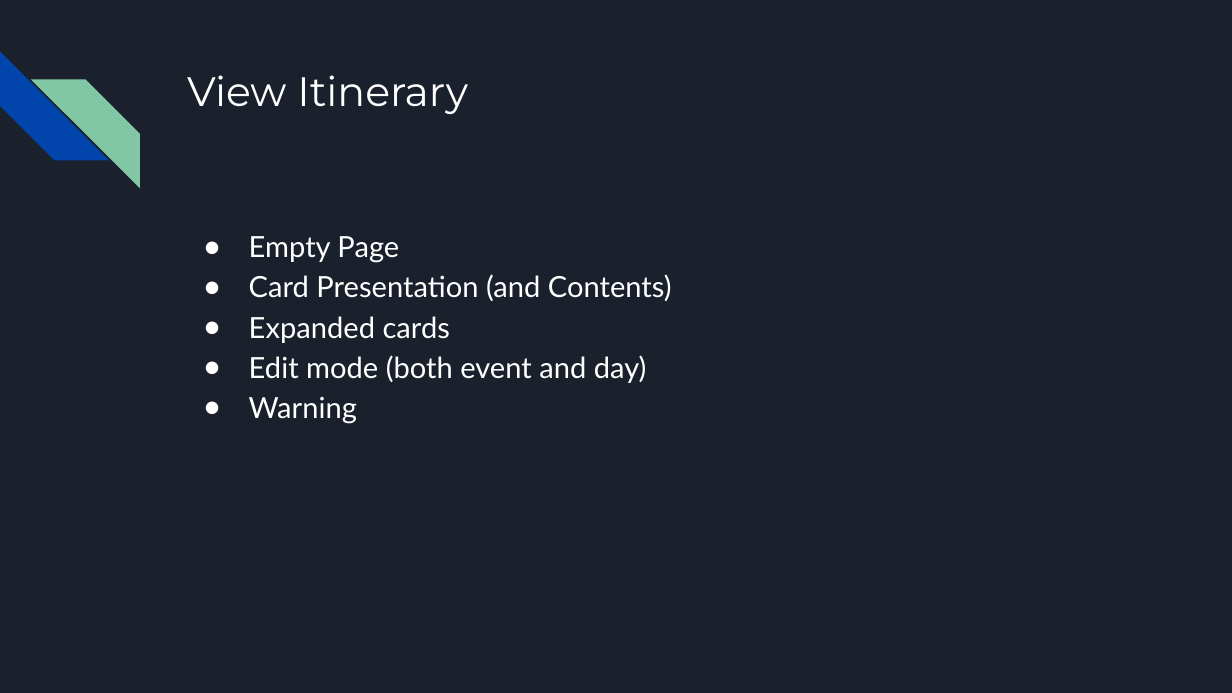
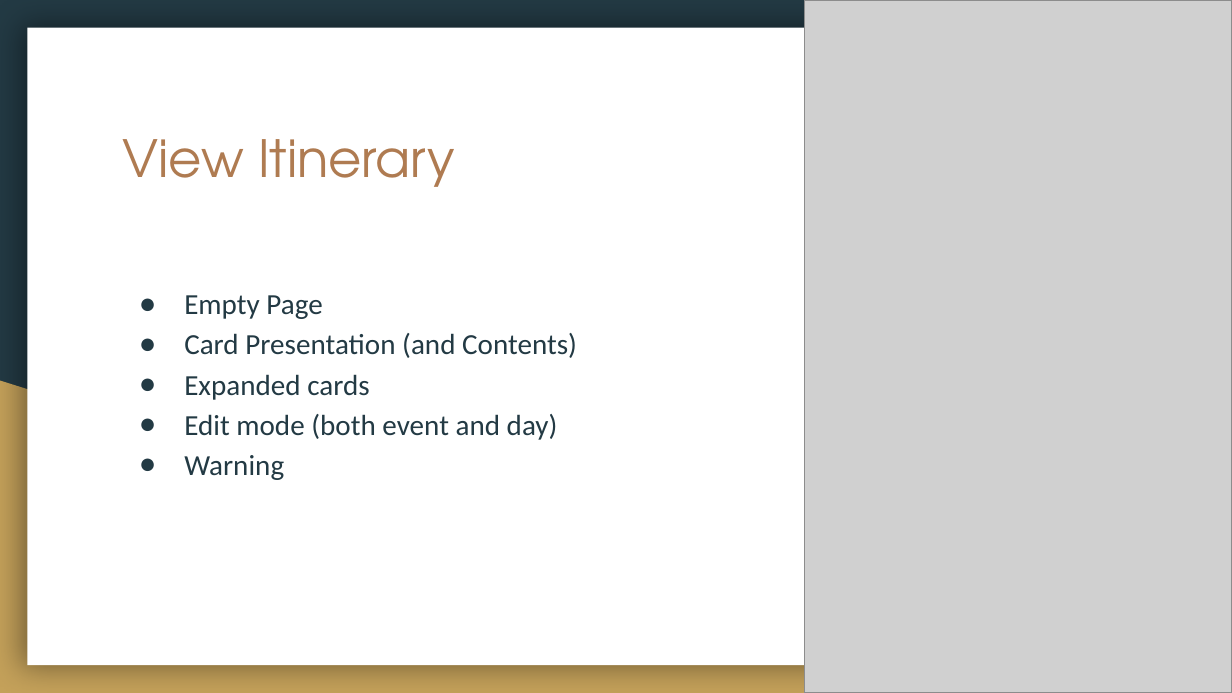
Before and after one commit to DustinWZook/Atlas-Itinerary, a slide deck: slide 7 of Documents/Project Design/Project Design.pptx. Drawn at 1232x693 pixels with LibreOffice and Linux fonts; fonts in the diff are those of the drawing; grey boxes stand for pictures. Boxes give left, top, right and bottom in pixels: in the first picture for what was removed or moved away, otherwise in the second. Text is boxed around its words. In the diff, an @@ line names an element or a change of style, - is before the commit and + after.

```diff
--- a/Documents/Project Design/Project Design.pptx
+++ b/Documents/Project Design/Project Design.pptx
@@ background #1B212C to #233A44 @@
@@ rectangle added at (27, 28, 1205, 665), fill #FFFFFF @@
@@ picture added at (804, 0, 1232, 692) @@
@@ diag stripe removed at (0, 52, 108, 160) @@
@@ diag stripe removed at (31, 79, 139, 187) @@
@@ title "View Itinerary": place and size @@
-title "View Itinerary" at (187, 75, 468, 114)
+title "View Itinerary" at (123, 139, 455, 187)
@@ title "View Itinerary" at (123, 139, 455, 187): size 24 to 30 pt, font Montserrat to TeX Gyre Adventor, text colour #FFFFFF to #AF7B51 @@
@@ right triangle added at (483, 209, 1232, 693), fill #D9D9D9 @@
@@ text "Empty Page": place and size @@
-text "Empty Page" at (249, 236, 672, 424)
+text "Empty Page" at (184, 295, 577, 480)
@@ text "Empty Page" at (184, 295, 577, 480): font Lato to Calibri, text colour #FFFFFF to #233A44; bullet colour #FFFFFF to #233A44 @@
@@ right triangle added at (0, 381, 993, 693), fill #C4A15A @@
```
Also in this commit, not shown: 8 other slides changed, 1 slide added, 1 slide removed.
